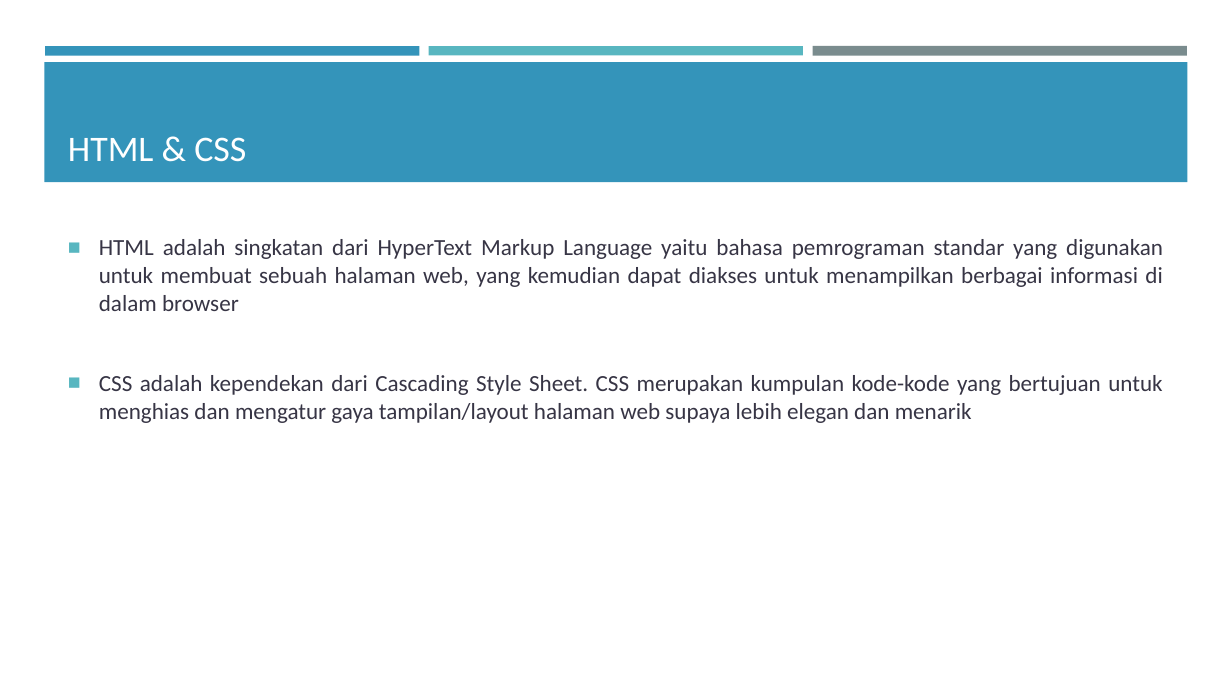
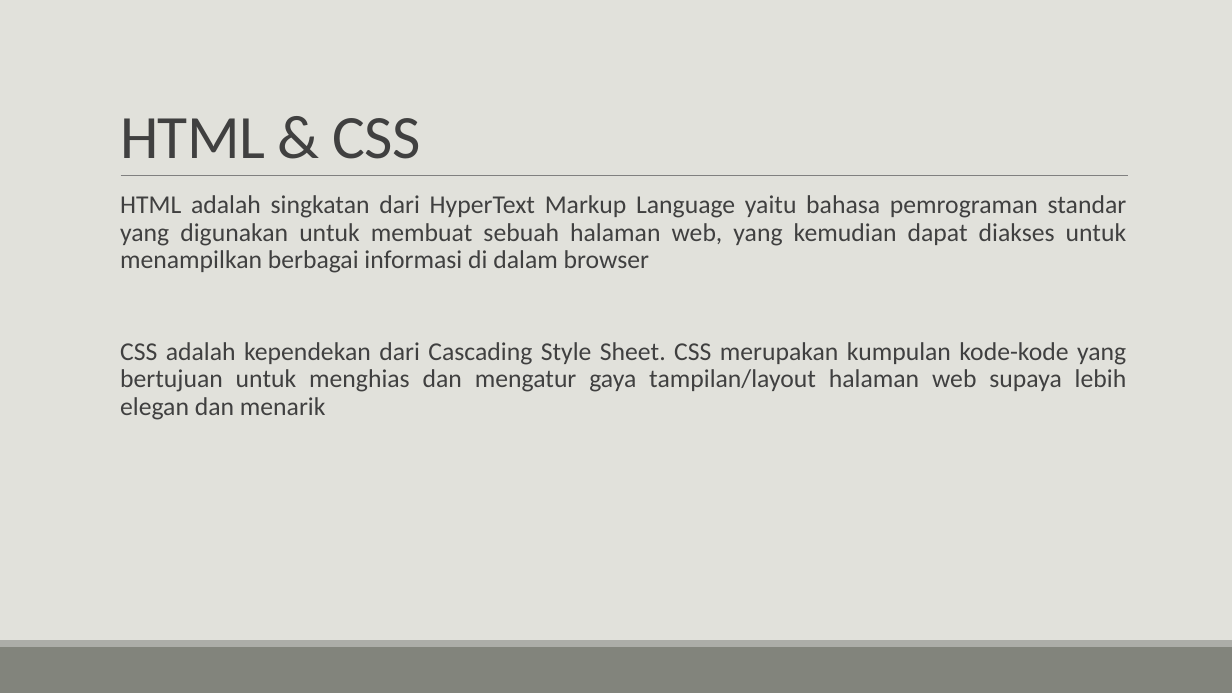
Before and after one commit to annisaaadindra/quotes-web-app, a slide deck: slide 3 of Annisaa Adindra Daulay.pptx. Drawn at 1232x693 pixels with LibreOffice and Linux fonts; fonts in the diff are those of the drawing. Boxes give left, top, right and bottom in pixels: in the first picture for what was removed or moved away, otherwise in the second. Text is boxed around its words. In the diff, an @@ line names an element or a change of style, - is before the commit and + after.

```diff
--- a/Annisaa Adindra Daulay.pptx
+++ b/Annisaa Adindra Daulay.pptx
@@ background #FFFFFF to #E1E1DB @@
@@ title "HTML & CSS": place and size @@
-title "HTML & CSS" at (68, 137, 246, 162)
+title "HTML & CSS" at (120, 118, 420, 159)
@@ title "HTML & CSS" at (120, 118, 420, 159): size 28 to 48 pt, text colour #FFFFFF to #404040, letter spacing 0 to -0.5 pt; line spacing 1 to 0.85 @@
@@ rectangle removed at (45, 46, 420, 55) @@
@@ rectangle removed at (429, 46, 803, 55) @@
@@ rectangle removed at (812, 46, 1187, 56) @@
@@ rectangle removed at (44, 62, 1188, 182) @@
@@ line added from (121, 176) to (1128, 176), #808080 0.5 pt @@
@@ text "HTML adalah singkatan dari HyperText ...": place and size @@
-text "HTML adalah singkatan dari HyperText ..." at (99, 239, 1163, 423)
+text "HTML adalah singkatan dari HyperText ..." at (120, 195, 1127, 420)
@@ text "HTML adalah singkatan dari HyperText ..." at (120, 195, 1127, 420): size 18 to 20 pt, text colour #373545 to #404040; bullet ■ to  ; line spacing 1 to 0.9; more space between paragraphs; bullet colour #58B6C0 to #9DBFBE; vertical alignment middle to top @@
@@ rectangle added at (0, 647, 1232, 693), fill #82847C @@
@@ rectangle added at (0, 640, 1232, 647), fill #ACADA8 @@
```
Also in this commit, not shown: 6 other slides changed, 1 slide added, 1 other file.
